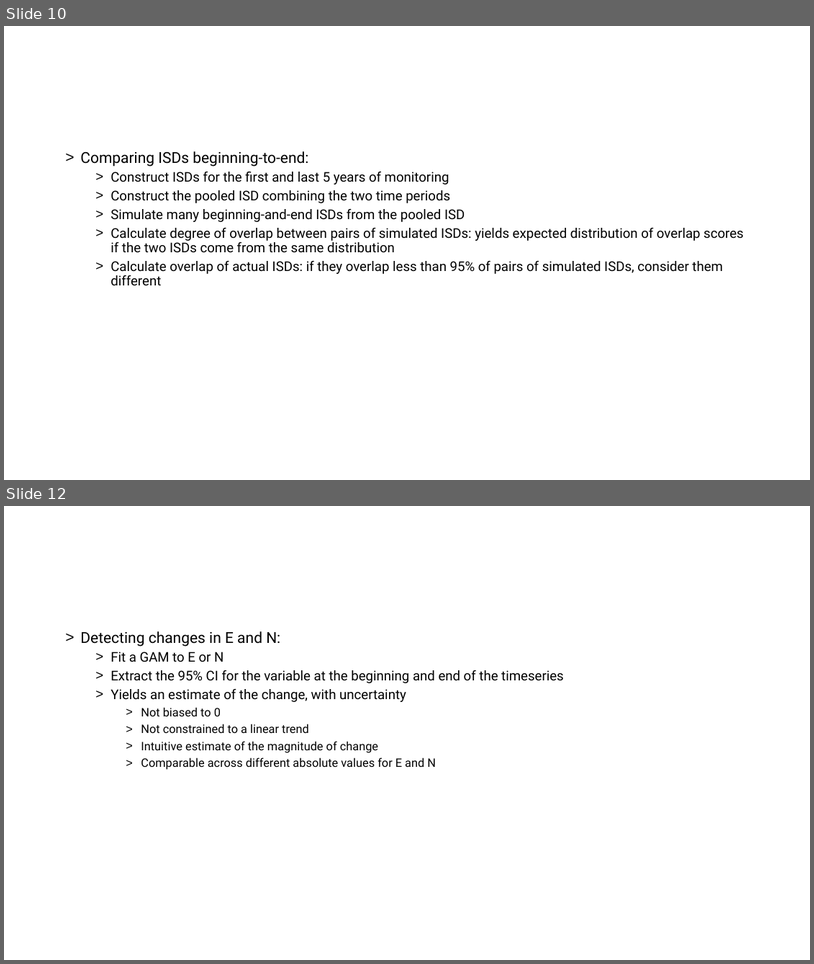
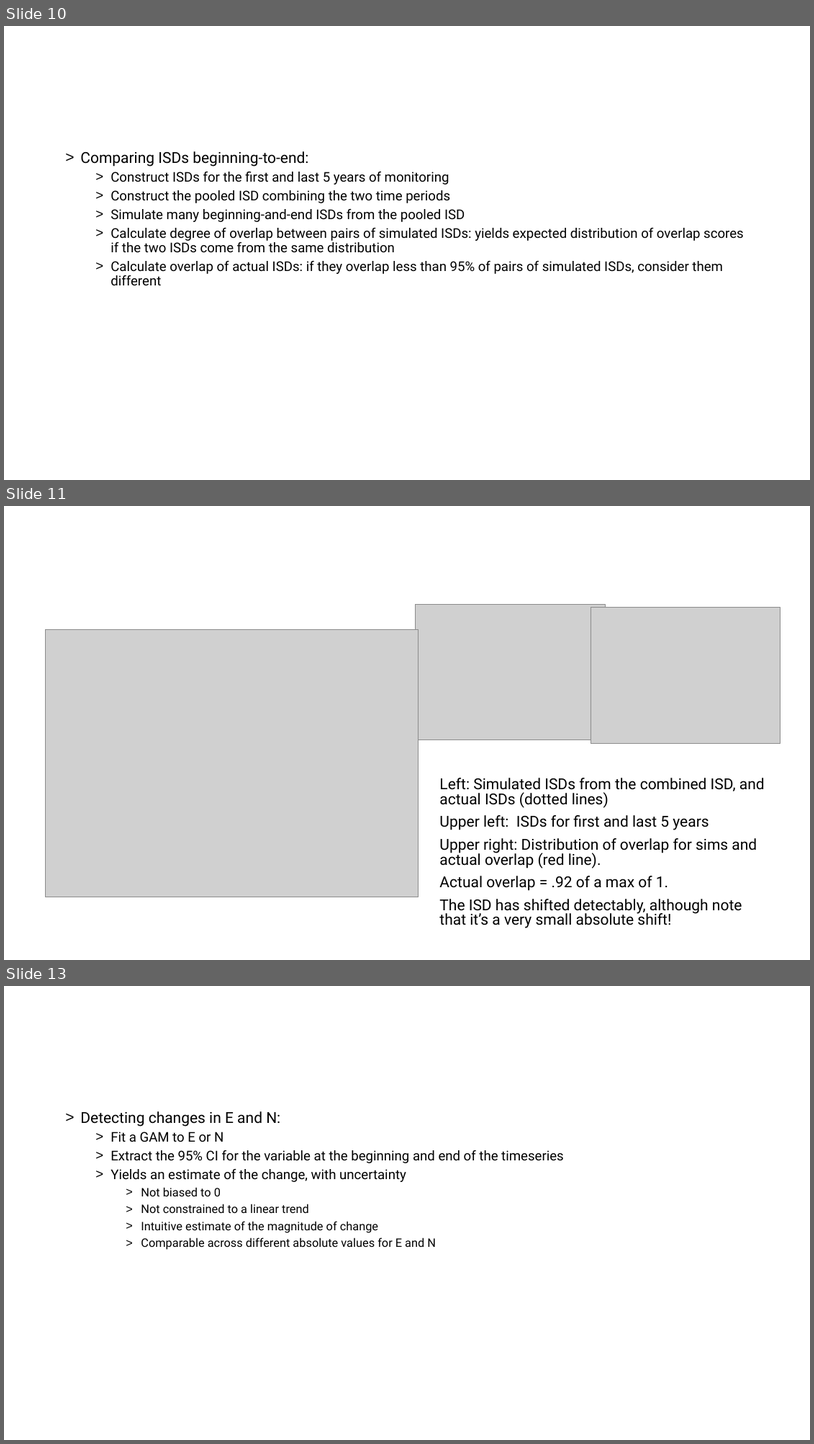
Before and after one commit to diazrenata/bbstrends, a slide deck: analysis/writing/Presentation2.pptx. Shown one above the other, each under a label of ours: slides 10 and 12 before the commit, slides 10, 11 and 13 after it; the slides between them are not shown. The pictures are 814x964 and 814x1444 pixels, drawn with LibreOffice and Linux fonts; fonts in the diff are those of the drawing; grey boxes stand for pictures. Boxes give left, top, right and bottom in pixels: in the first picture for what was removed or moved away, otherwise in the second. Text is boxed around its words. In the diff, an @@ line names an element or a change of style, - is before the commit and + after.

```diff
--- a/analysis/writing/Presentation2.pptx
+++ b/analysis/writing/Presentation2.pptx
@@ slide 11 added at [4,506,810,960], background #FFFFFF @@
@@ picture added at [415,604,605,739] @@
@@ picture added at [591,608,781,743] @@
@@ picture added at [45,629,419,896] @@
@@ text added at [440,777,765,928], 18 pt, text #000000 @@
+Left: Simulated ISDs from the combined ISD, and actual ISDs (dotted lines)
+Upper left: ISDs for first and last 5 years
+Upper right: Distribution of overlap for sims and actual overlap (red line).
+Actual overlap = .92 of a max of 1.
+The ISD has shifted detectably, although note that it’s a very small absolute shift!
@@ what was slide 12 is now slide 13 @@
```
Also in this commit, not shown: 1 slide changed, 4 other slides added, 17 other files.
